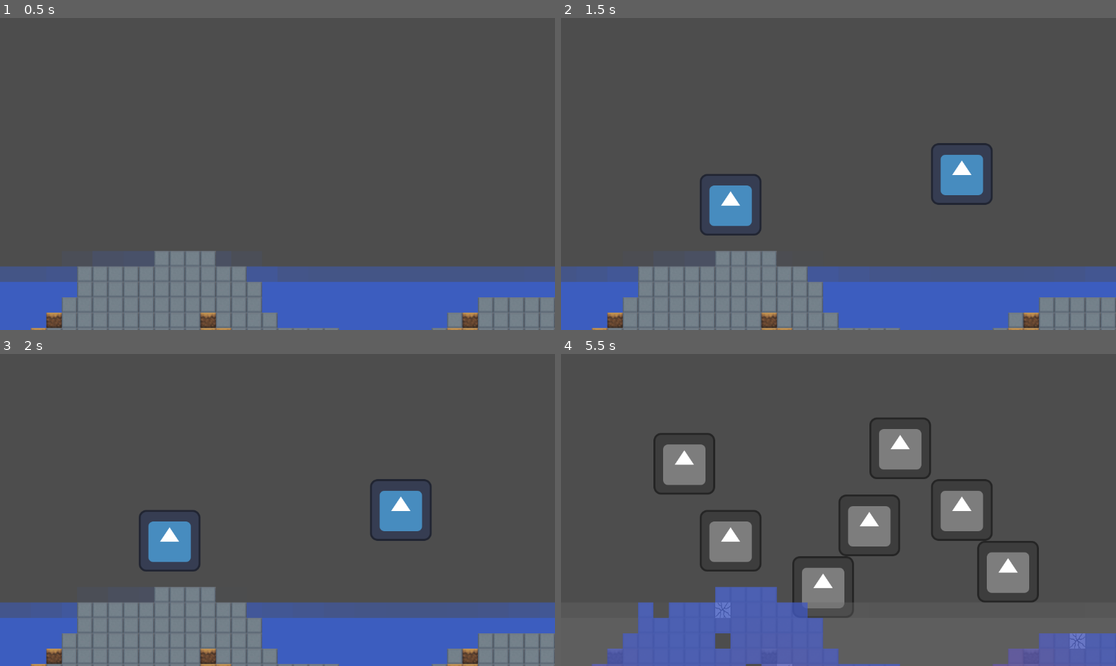
Above: before the commit, frames 1-4 (two rows, left to right).
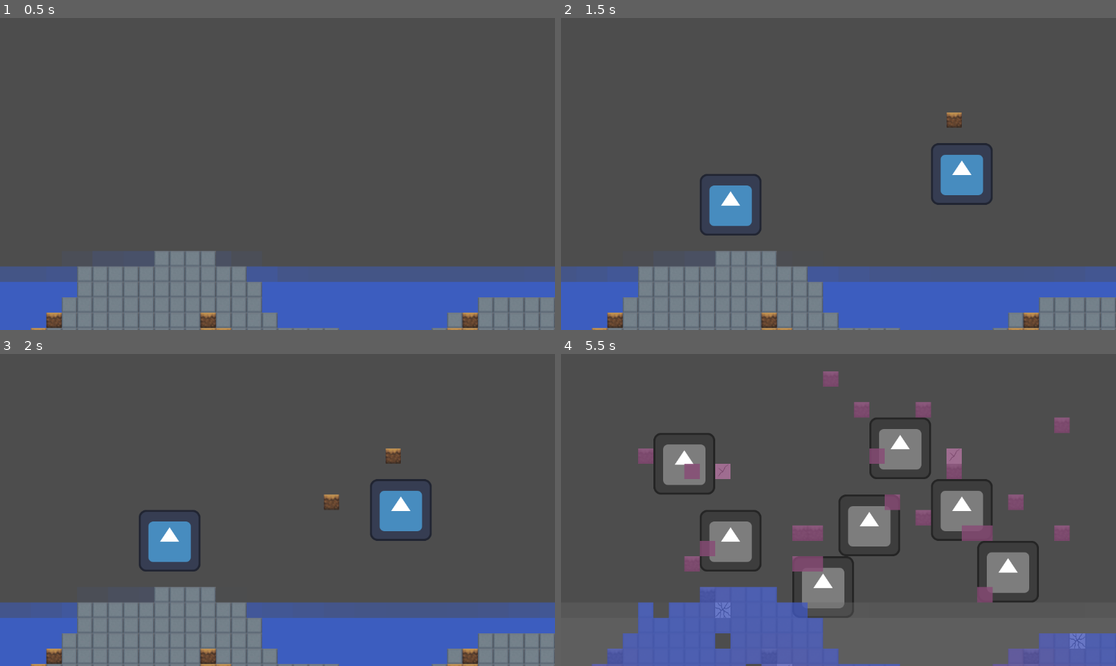
Above: after the commit, the same moments.

Repository: choe050919/starforge
Game: Godot game, scene res://scenes/world.tscn
Two runs of this game, one before a commit and one after it. Both use one fixed random seed, a clock stepped at 60 frames per second and the inputs below. The engine's default icon, where the game draws it, is replaced by a stand-in: a white triangle on a blue panel in a dark square.
Inputs (mouse positions are in pixels of both pictures, inside the frame that each line leads up to):
- Up to frame 1 (0.5 s): no input
- Up to frame 2 (1.5 s): tap Enter at 0.5 s; move the mouse to (960, 158) at 0.52 s; tap Q at 0.6, 1.35 s; click (960, 158) at 0.67 s; tap Space at 1.25 s; move the mouse to (727, 189) at 1.27 s; click (727, 189) at 1.42 s
- Up to frame 3 (2 s): no input
- Up to frame 4 (5.5 s): move the mouse to (894, 441) at 2.02 s; tap T at 2.1, 5.1 s; click (894, 441) at 2.17 s; tap Q at 2.3, 3.05, 3.6, 4.35, 5.3 s; move the mouse to (810, 572) at 2.77 s; tap Y at 2.85 s; click (810, 572) at 2.92 s; move the mouse to (1005, 556) at 3.52 s; click (1005, 556) at 3.67 s; move the mouse to (672, 463) at 4.27 s; click (672, 463) at 4.42 s; move the mouse to (866, 510) at 5.02 s; click (866, 510) at 5.17 s

Frame 1 is identical in both runs. In frame 2, 0.1% of the frame differs, in the area x 69-73%, y 30-36%; in frame 3, 0.3%; in frame 4, 3.3%, in the area x 13-92%, y 5-80%.

Commit message:
0.0.2.2
CritterBuilder

Diff:
--- a/project.godot
+++ b/project.godot
@@ -11,7 +11,7 @@
 [application]
 
 config/name="StarForge"
-config/version="0.0.2.1"
+config/version="0.0.2.2"
 run/main_scene="uid://c5gv3n6byiin7"
 config/features=PackedStringArray("4.4", "Forward Plus")
 config/icon="res://icon.svg"
--- /dev/null
+++ b/scenes/critter_builder.tscn
@@ -0,0 +1,10 @@
+[gd_scene load_steps=3 format=3 uid="uid://b3cc58761avvp"]
+
+[ext_resource type="Script" uid="uid://ctthymyn3nv34" path="res://scripts/critter_builder.gd" id="1_gbv2f"]
+[ext_resource type="Texture2D" uid="uid://drcw3d5sjondu" path="res://icon.svg" id="2_mue7r"]
+
+[node name="CritterBuilder" type="Node2D"]
+script = ExtResource("1_gbv2f")
+
+[node name="Sprite2D" type="Sprite2D" parent="."]
+texture = ExtResource("2_mue7r")
--- a/scenes/world.tscn
+++ b/scenes/world.tscn
@@ -21,6 +21,7 @@
 [ext_resource type="Script" uid="uid://by6y82yoenlkc" path="res://scripts/gas.gd" id="14_pm21f"]
 [ext_resource type="Script" uid="uid://n7d0orcaljj3" path="res://scripts/phase_change.gd" id="15_2lf6f"]
 [ext_resource type="Shader" uid="uid://bqtbrwxs4stbe" path="res://shaders/gray_scale.gdshader" id="20_2lf6f"]
+[ext_resource type="PackedScene" uid="uid://b3cc58761avvp" path="res://scenes/critter_builder.tscn" id="21_oo54l"]
 
 [sub_resource type="ShaderMaterial" id="ShaderMaterial_7iits"]
 shader = ExtResource("20_2lf6f")
@@ -109,6 +110,7 @@
 [node name="Spawner" type="Node2D" parent="Actors"]
 script = ExtResource("11_q5onr")
 critter_scene = ExtResource("10_bkrkr")
+builder_scene = ExtResource("21_oo54l")
 ground_path = NodePath("../../Terrain/Ground")
 tile_change_path = NodePath("../../Systems/TileChange")
 durability_path = NodePath("../../Systems/Durability")
--- /dev/null
+++ b/scripts/critter_builder.gd
@@ -0,0 +1,74 @@
+extends Node2D
+class_name CritterBuilder
+
+@export_node_path("Node") var tile_change_path: NodePath # TileChange
+@export_node_path("TileMapLayer") var ground_layer_path: NodePath # Terrain/Ground
+
+@export var scan_radius: int = 6          # 주변 몇 칸에서 찾을지
+@export var think_interval: float = 0.6   # 몇 초마다 한 번 시도할지
+
+var _t: float = 0.0
+var _sys: TileChange
+var _ground: TileMapLayer
+var _rng := RandomNumberGenerator.new()
+
+const TILE_AIR: int = 0
+const TILE_GROUND: int = 2
+
+func _ready() -> void:
+		_rng.randomize()
+		if tile_change_path != NodePath():
+				_sys = get_node(tile_change_path) as TileChange
+		if ground_layer_path != NodePath():
+				_ground = get_node(ground_layer_path) as TileMapLayer
+
+func _process(dt: float) -> void:
+		_t += dt
+		if _t >= think_interval:
+				_t = 0.0
+				_try_build_random_cell()
+
+func _try_build_random_cell() -> void:
+		if _sys == null or _ground == null:
+				return
+
+		var center_cell: Vector2i = _world_to_cell(global_position)
+		var tiles := _sys.get_tiles()
+		var size: Vector2i = _sys.size
+
+		var attempts: int = 20
+		while attempts > 0:
+				attempts -= 1
+				var dx: int = _rng.randi_range(-scan_radius, scan_radius)
+				var dy: int = _rng.randi_range(-scan_radius, scan_radius)
+				var cell := Vector2i(center_cell.x + dx, center_cell.y + dy)
+
+				if cell.x < 0 or cell.y < 0 or cell.x >= size.x or cell.y >= size.y:
+						continue
+
+				var idx: int = cell.y * size.x + cell.x
+				if tiles.is_empty():
+						return
+
+				var current: int = tiles[idx]
+				if current != TILE_AIR:
+						continue # 이미 고체가 있음
+
+				_sys.queue_replace(cell, TILE_GROUND, &"critter")
+				break
+
+func _world_to_cell(world_pos: Vector2) -> Vector2i:
+		var local: Vector2 = _ground.to_local(world_pos)
+		return _ground.local_to_map(local)
+
+func set_dependencies(sys: TileChange, ground: TileMapLayer) -> void:
+		_sys = sys
+		_ground = ground
+
+func warp_to_cell(cell: Vector2i) -> void:
+		if _ground == null:
+				return
+		var local_origin: Vector2 = _ground.map_to_local(cell)
+		var ts: TileSet = _ground.tile_set
+		var half: Vector2 = Vector2(ts.tile_size.x * 0.5, ts.tile_size.y * 0.5)
+		global_position = _ground.to_global(local_origin + half)
--- a/scripts/critter_spawner.gd
+++ b/scripts/critter_spawner.gd
@@ -2,6 +2,7 @@
 class_name CritterSpawner
 
 @export var critter_scene: PackedScene              # ← Critter 프리팹 씬
+@export var builder_scene: PackedScene              # ← Builder 프리팹 씬
 @export_node_path("TileMapLayer") var ground_path   # ← Terrain/Ground를 지정
 @export_node_path("Node") var tile_change_path      # ← Systems/TileChange를 지정
 @export_node_path("Node") var durability_path       # ← Systems/Durability를 지정
@@ -25,10 +26,14 @@
 	if e is InputEventMouseButton:
 		var mb := e as InputEventMouseButton
 		if mb.button_index == MOUSE_BUTTON_LEFT and mb.pressed:
-			_spawn_at_mouse()
+			_spawn_at_mouse(critter_scene)
+	elif e is InputEventKey:
+		var kb := e as InputEventKey
+		if kb.pressed and kb.keycode == KEY_Q:
+			_spawn_at_mouse(builder_scene)
 
-func _spawn_at_mouse() -> void:
-	if critter_scene == null or _ground == null:
+func _spawn_at_mouse(scene: PackedScene) -> void:
+	if scene == null or _ground == null:
 		push_warning("[Spawner] Missing critter_scene or ground reference.")
 		return
 	# 마우스 → 셀
@@ -44,13 +49,13 @@
 			return
 
 	# 인스턴스 생성 → 의존성 주입 → 셀 중심으로 워프
-	var critter := critter_scene.instantiate()
+	var critter := scene.instantiate()
 	if critter == null or not (critter is Node2D):
 		push_error("[Spawner] critter_scene must be a Node2D scene.")
 		return
 	# 보통은 Spawner와 같은 상위(Actors)에 붙임
 	add_child(critter)
-	if critter is CritterChanger and _sys != null:
+	if (critter is CritterChanger or critter is CritterBuilder) and _sys != null:
 		critter.set_dependencies(_sys, _ground)
 	elif critter is CritterBreaker and _dur != null:
 		critter.set_dependencies(_dur, _ground)
Not shown: 1 places in scenes/world.tscn that only renumber resources
Not shown, added: scripts/critter_builder.gd.uid
